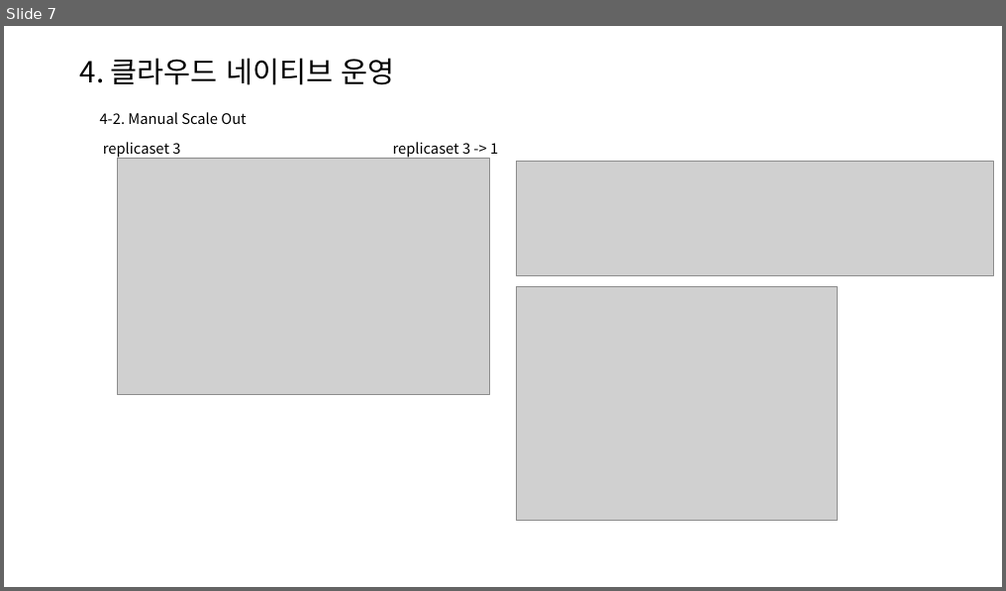
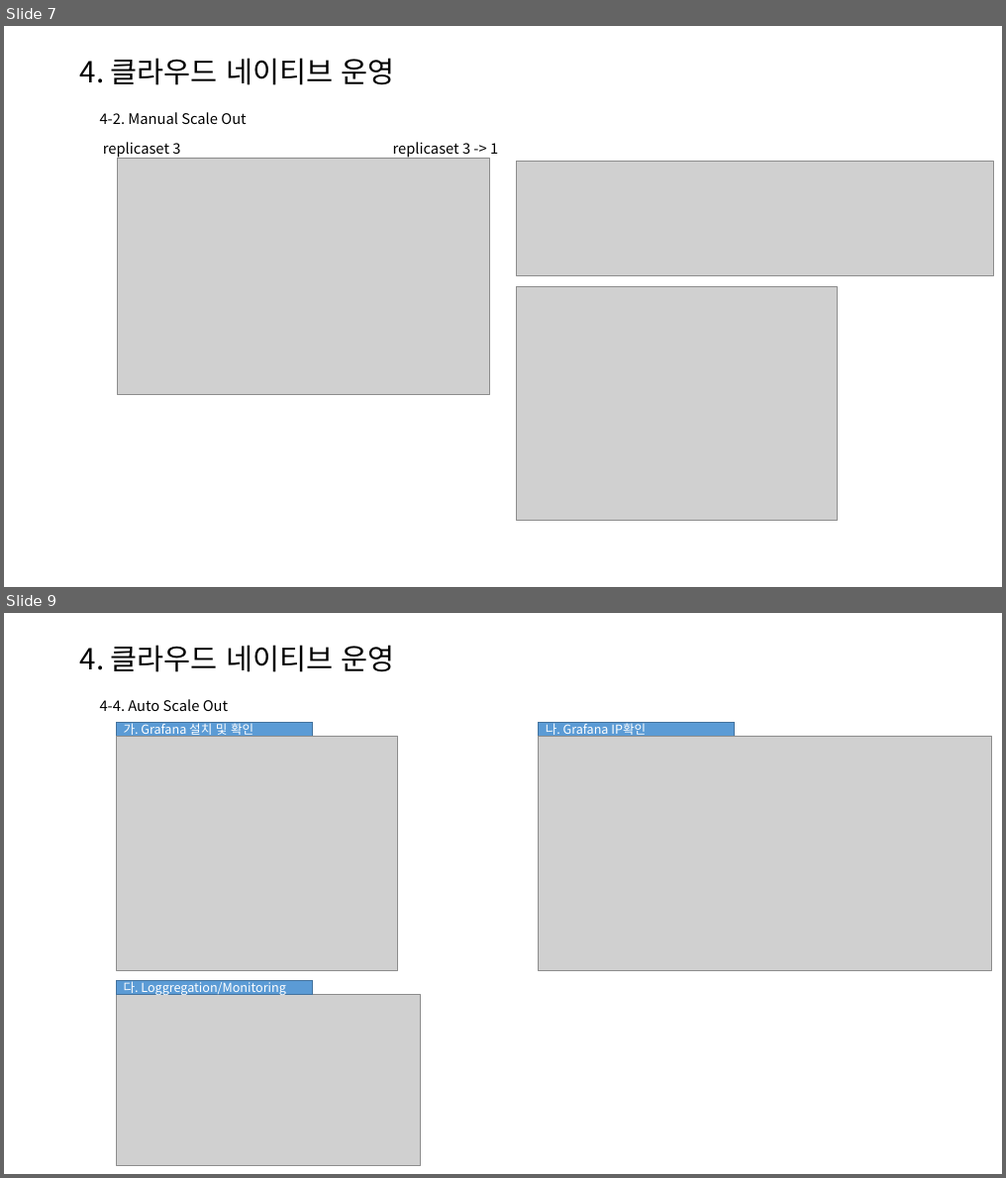
Before and after one commit to seokhwan-jeong2/cardapply, a slide deck: 클라우드 네이티브 (Cloud Native)_정석환.pptx. Shown one above the other, each under a label of ours: slide 7 before the commit, slides 7 and 9 after it; the slides between them are not shown. The pictures are 1006x591 and 1006x1178 pixels, drawn with LibreOffice and Linux fonts; fonts in the diff are those of the drawing; grey boxes stand for pictures. Boxes give left, top, right and bottom in pixels: in the first picture for what was removed or moved away, otherwise in the second. Text is boxed around its words. In the diff, an @@ line names an element or a change of style, - is before the commit and + after.

```diff
--- a/클라우드 네이티브 (Cloud Native)_정석환.pptx
+++ b/클라우드 네이티브 (Cloud Native)_정석환.pptx
@@ slide 9 added at (4, 613, 1002, 1174), background #FFFFFF @@
@@ text added at (80, 645, 394, 711), 14 pt, text #000000 @@
+4. 클라우드 네이티브 운영
+4-4. Auto Scale Out
@@ rectangle added at (116, 722, 313, 736), fill #5B9BD5, outline #43739E 1 pt, 12 pt, text #FFFFFF @@
+가. Grafana 설치 및 확인
@@ rectangle added at (538, 722, 735, 736), fill #5B9BD5, outline #43739E 1 pt, 12 pt, text #FFFFFF @@
+나. Grafana IP확인
@@ picture added at (116, 737, 398, 970) @@
@@ picture added at (538, 737, 991, 970) @@
@@ picture added at (116, 995, 420, 1166) @@
@@ rectangle added at (116, 981, 313, 995), fill #5B9BD5, outline #43739E 1 pt, 12 pt, text #FFFFFF @@
+다. Loggregation/Monitoring
```
Also in this commit, not shown: 1 slide changed.
